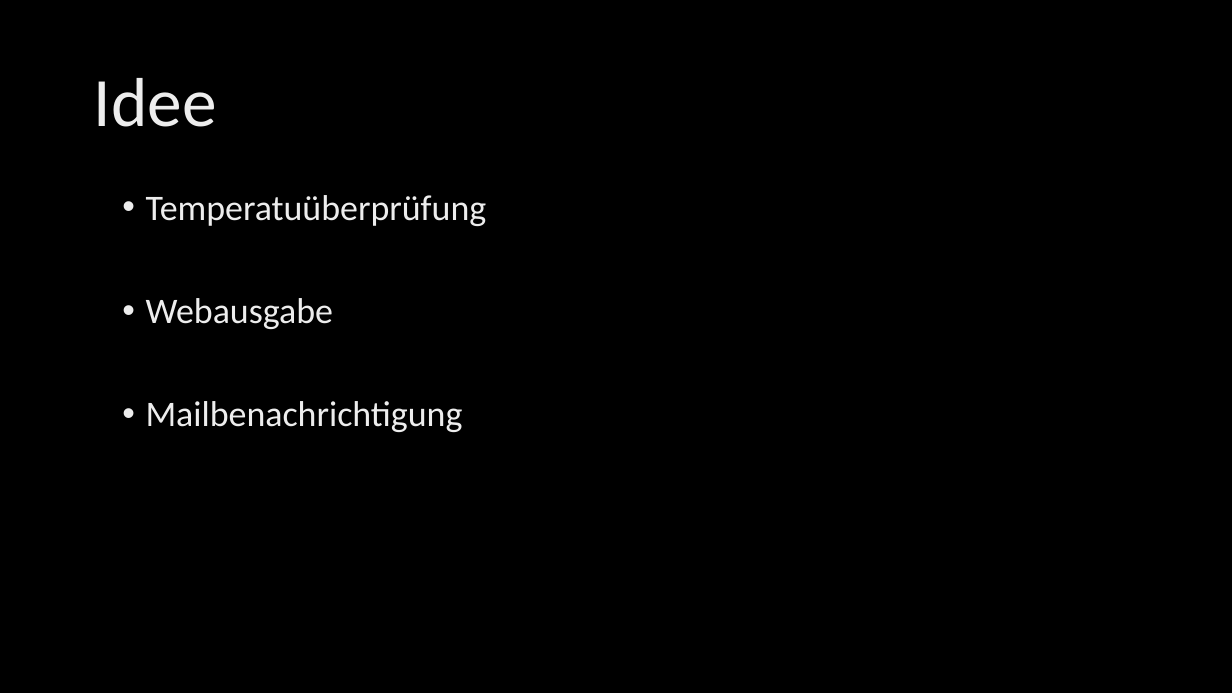
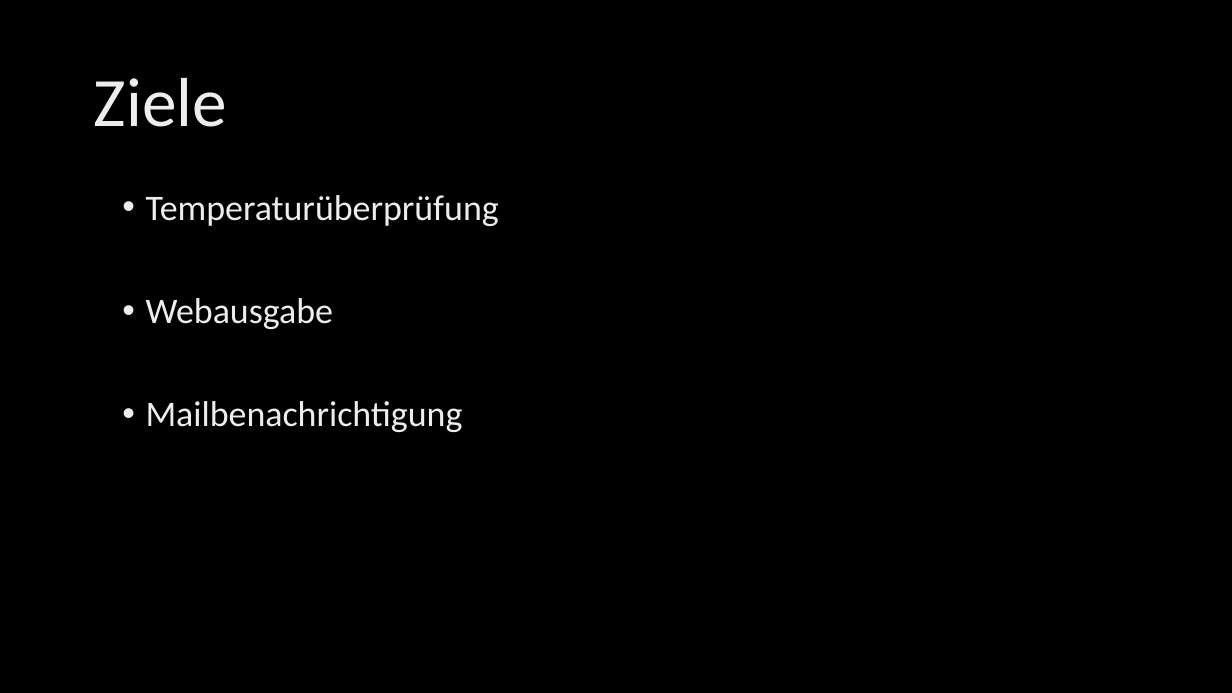
Before and after one commit to tkreienbuehl/I_BA_NS1701, a slide deck: slide 5 of Presentation/Presentation.pptx (slide 3 before the commit). Drawn at 1232x693 pixels with LibreOffice and Linux fonts; fonts in the diff are those of the drawing; background and template pictures are left out. Boxes give left, top, right and bottom in pixels: in the first picture for what was removed or moved away, otherwise in the second. Text is boxed around its words. In the diff, an @@ line names an element or a change of style, - is before the commit and + after.

```diff
--- a/Presentation/Presentation.pptx
+++ b/Presentation/Presentation.pptx
@@ title at box(94, 78, 227, 127): text changed @@
-Idee
+Ziele
@@ text at box(146, 195, 499, 226): text changed @@
-• Temperatuüberprüfung
+• Temperaturüberprüfung
```
Also in this commit, not shown: 3 other slides changed, 12 slides added, 3 slides removed, 1 other file.
